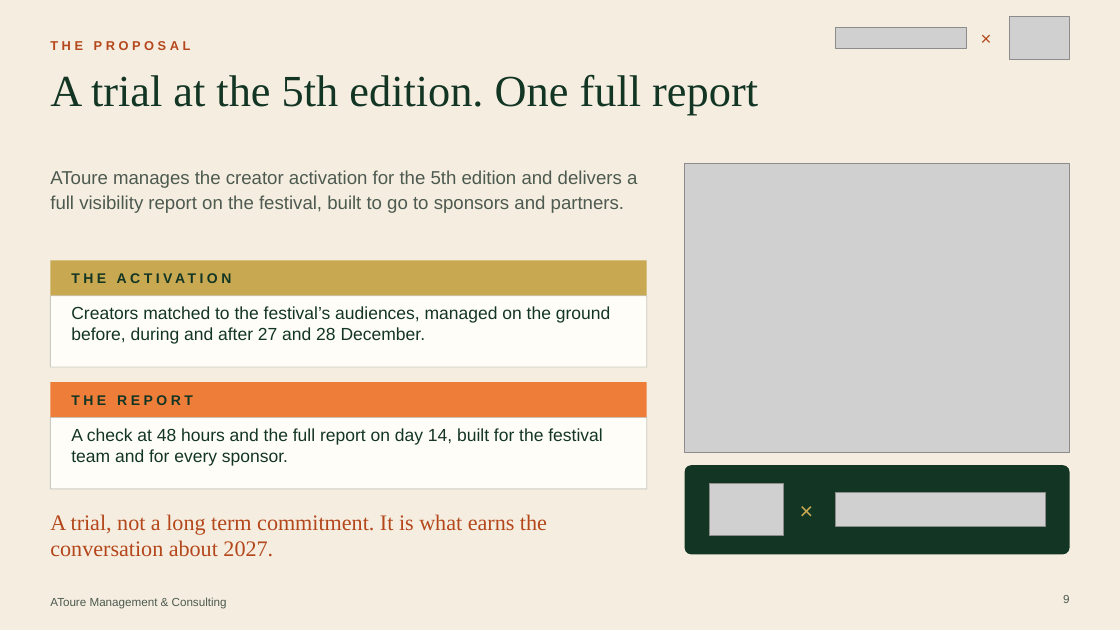
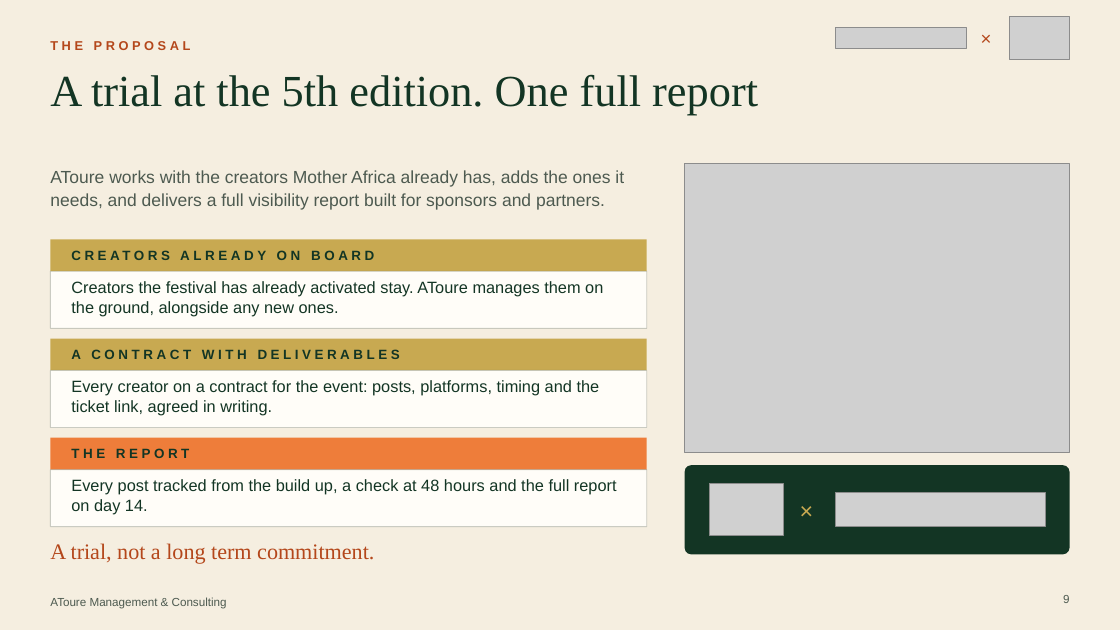
Before and after one commit to atoureconsulting/Mother-Africa, a slide deck: slide 9 of proposition-deck/AToure Mother Africa Festival Proposal.pptx. Drawn at 1120x630 pixels with LibreOffice and Linux fonts; fonts in the diff are those of the drawing; grey boxes stand for pictures. Boxes give left, top, right and bottom in pixels: in the first picture for what was removed or moved away, otherwise in the second. Text is boxed around its words. In the diff, an @@ line names an element or a change of style, - is before the commit and + after.

```diff
--- a/proposition-deck/AToure Mother Africa Festival Proposal.pptx
+++ b/proposition-deck/AToure Mother Africa Festival Proposal.pptx
@@ text at [50,170,624,210]: text changed; size 16 to 15 pt @@
-AToure manages the creator activation for the 5th edition and delivers a full visibility report on the festival, built to go to sponsors and partners.
+AToure works with the creators Mother Africa already has, adds the ones it needs, and delivers a full visibility report built for sponsors and partners.
@@ rectangle: place and size @@
-rectangle at [50,260,647,296]
+rectangle at [50,239,647,271]
@@ text added at [71,239,626,271], 11.5 pt, text #133524, bold @@
+CREATORS ALREADY ON BOARD
@@ text removed at [71,260,626,296] @@
-THE ACTIVATION
@@ rectangle: place and size @@
-rectangle at [50,296,647,367]
+rectangle at [50,271,647,329]
@@ text at [71,281,603,316]: text changed; size 15 to 14 pt @@
-Creators matched to the festival’s audiences, managed on the ground before, during and after 27 and 28 December.
+Creators the festival has already activated stay. AToure manages them on the ground, alongside any new ones.
@@ rectangle added at [50,339,647,371], fill #C8A951 @@
@@ text added at [71,349,400,359], 11.5 pt, text #133524, bold @@
+A CONTRACT WITH DELIVERABLES
@@ rectangle added at [50,371,647,428], fill #FFFDF8, outline #4D5A50 0.75 pt @@
@@ text added at [71,380,600,415], 14 pt, text #133524 @@
+Every creator on a contract for the event: posts, platforms, timing and the ticket link, agreed in writing.
@@ rectangle: place and size @@
-rectangle at [50,382,647,418]
+rectangle at [50,438,647,470]
@@ text "THE REPORT": place and size @@
-text "THE REPORT" at [71,395,193,405]
+text "THE REPORT" at [71,448,189,458]
@@ text "THE REPORT" at [71,448,189,458]: size 12 to 11.5 pt @@
@@ rectangle: place and size @@
-rectangle at [50,418,647,489]
+rectangle at [50,470,647,527]
@@ text at [71,479,617,515]: text changed; size 15 to 14 pt @@
-A check at 48 hours and the full report on day 14, built for the festival team and for every sponsor.
+Every post tracked from the build up, a check at 48 hours and the full report on day 14.
@@ text at [50,543,374,564]: text changed @@
-A trial, not a long term commitment. It is what earns the conversation about 2027.
+A trial, not a long term commitment.
```
Also in this commit, not shown: 6 other slides changed, 1 slide removed, 13 other files.
